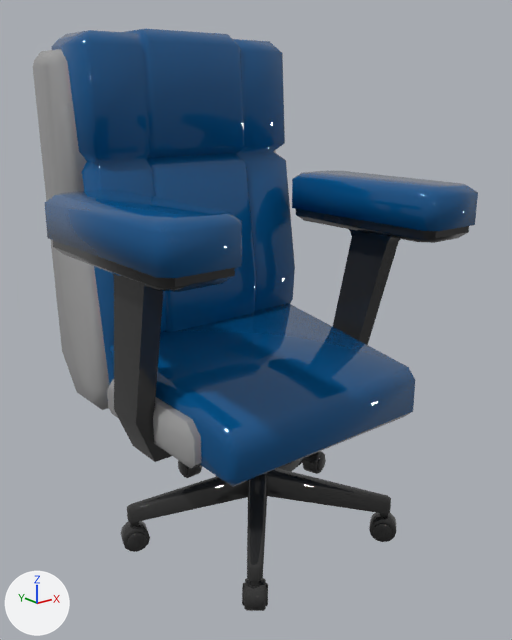
Before and after pictures for a commit that changed the FBX model Assets/Resources/Arts/Map/Modeling/ML_chair.fbx.
Both versions are drawn from a 50 mm lens placed at (-1.076, -1.431, 1.127), pointed at (0.029, -0.051, 0.575). Every picture has the same lights, and +X, +Y and +Z are marked at lower left. The picture after the commit comes second. Where no turn or scale is listed for an object, it has been applied to the vertices.

Names of what the first picture shows: 'ML_Chair'.
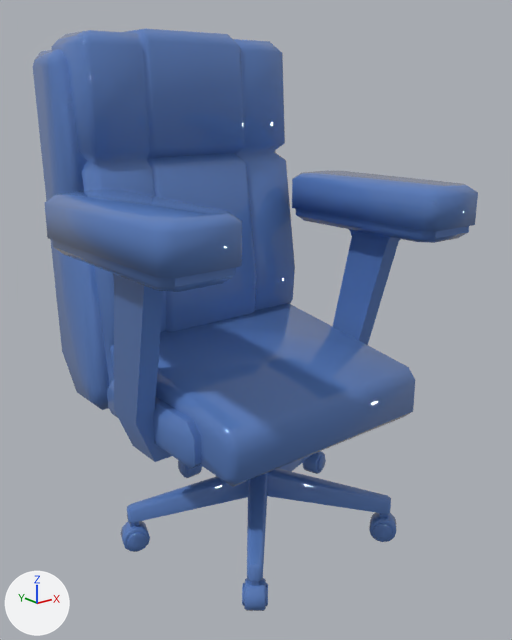
Changed parts and their boxes [x1, y1, x2, y2] in the pictures (512 x 640 px):
part 1 of me_mesh, recoloured (lighter)
    both: [45, 29, 478, 487]
part 2 of me_mesh, recoloured
    both: [33, 49, 276, 469]
part 3 of me_mesh, recoloured (dark grey to blue)
    both: [53, 209, 469, 611]

Patch to the scene script:
```diff
--- a/Assets/Resources/Arts/Map/Modeling/ML_chair.fbx.py
+++ b/Assets/Resources/Arts/Map/Modeling/ML_chair.fbx.py
@@ mat_sofa @@
+mat_sofa = principled_material('sofa')
+mat_sofa.base_color = (0.0987, 0.201, 0.5)  # blue #587cbc
+mat_sofa.roughness = 0.0
@@ me_mesh @@
 me_mesh.from_pydata(...)  # 1485 vertices, 2750 faces; spans x -0.458..0.458, y -0.407..0.407, z 0.0..1.288
 # used by ob_ml_chair; location = (0.0, 0.0, 0.0)
-me_mesh.materials.append(mat_material__927)  # white #e7e7e7
-me_mesh.materials.append(mat_material__928)  # white #e7e7e7
-me_mesh.materials.append(mat_material__929)  # white #e7e7e7
+# me_mesh part 1: all 682 faces that had it switch from mat_material__924 (blue #065288) to mat_sofa (blue #587cbc)
+# me_mesh part 2: all 240 faces that had it switch from mat_material__925 (grey #9c9c9c) to mat_sofa (blue #587cbc)
+# me_mesh part 3: all 1736 faces that had it switch from mat_material__926 (dark grey #303030) to mat_sofa (blue #587cbc)
```
